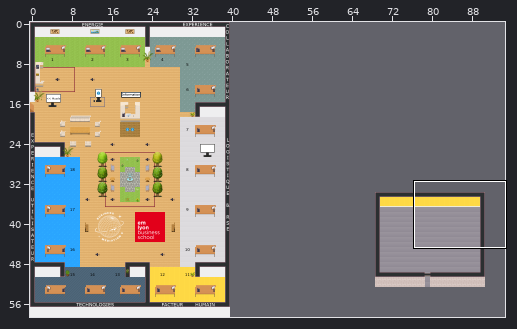
Tiled map (JSON) -- map.tmj. The picture above shows the old version from afar; the outline marks the close-up.
Close-up. Old version:
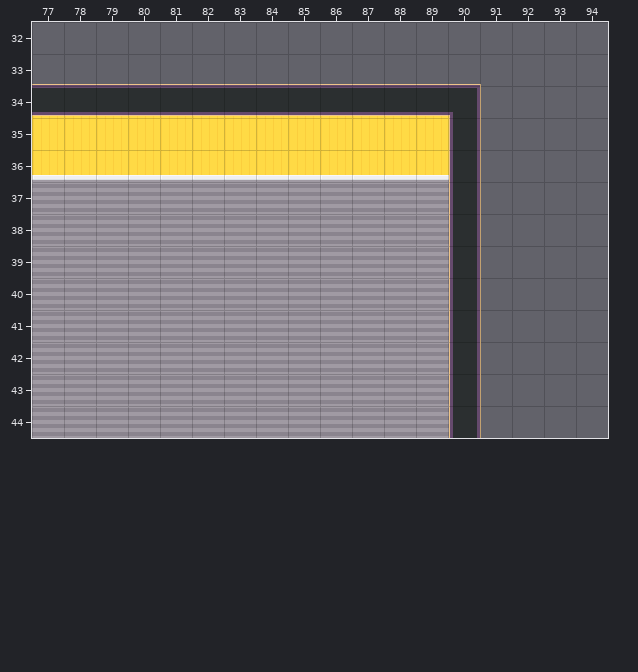
Cells are 32x32 px. Shown: x 77..94, y 32..44. The commit also changed other parts of the map, which this record leaves out.
The result:
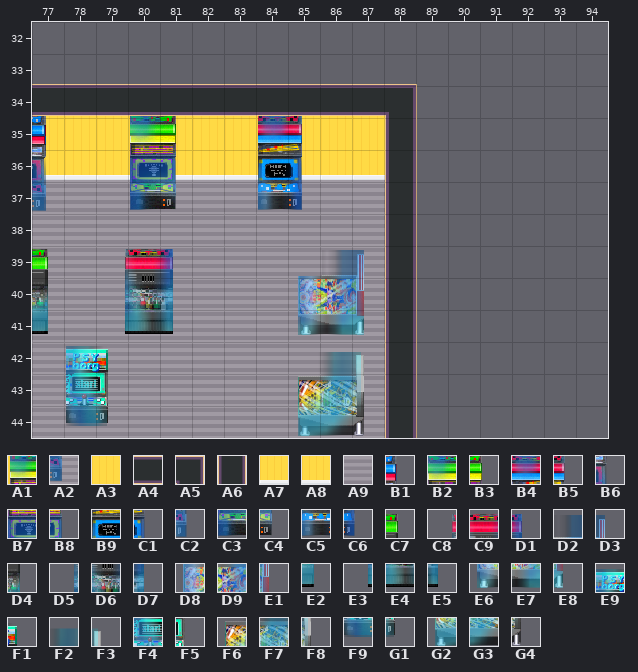
Key: from "Chunk 1": A1 2, A2 4, A3 23, A4 199, A5 205, A6 206, A7 250, A8 251, A9 252; from "Chunk 2": B1 130, B2 131, B3 132, B4 133, B5 134, B6 138, B7 139, B8 140, B9 141, C1 142, C2 146, C3 147, C4 148, C5 149, C6 150, C7 153, C8 154, C9 155, D1 156, D2 157, D3 158, D4 165, D5 166, D6 167, D7 168, D8 169, D9 170, E1 171, E2 178, E3 179, E4 180, E5 181, E6 182, E7 183, E8 184, E9 186, F1 187, F2 189, F3 190, F4 194, F5 195, F6 196, F7 197, F8 198, F9 202, G1 203, G2 204, G3 205, G4 206.
__ is an empty cell.
Tiles replaced or removed in this view: A3, A4, A5, A6, A7, A8, A9.
Tiles of an added or newly shown layer are drawn over the layers below it.
See-through tiles are keyed as they look on the map.
Edits made:
Changed rows in their new state; .. is an unchanged cell.
Layer "collisions":
first column x 77:
34 A1 .. .. A1 A1 .. .. A1 A1 .. .. A1
35 A1 .. .. A1 A1 .. .. A1 A1 .. .. A1
36 A1 .. .. A1 A1 .. .. A1 A1 .. .. A1
37 .. .. .. .. .. .. .. .. .. .. .. A1
38 .. .. .. .. .. .. .. .. .. .. .. A1
39 .. .. .. .. .. .. .. .. .. .. .. A1
40 .. .. .. .. .. .. .. .. .. .. .. A1
41 .. .. .. .. .. .. .. .. .. .. .. A1
42 .. .. .. .. .. .. .. .. .. .. .. A1
43 .. .. .. .. .. .. .. .. .. .. .. A1
44 .. .. .. .. .. .. .. .. .. .. .. A1
Layer "GAMES/Jeu 5" (added):
first column x 77:
37 A2
Layer "GAMES/Jeu 6" (added):
first column x 80:
37 A2 A2
Layer "GAMES/Jeu 7" (added):
first column x 84:
37 A2 A2
Layer "GAMES/Jeu 8" (added):
first column x 77:
41 A2
Layer "GAMES/Jeu 10" (added):
first column x 78:
43 A2 A2
44 A2 A2
Layer "GAMES/Jeu 11" (added):
first column x 79:
41 A2 A2 A2
42 A2 .. ..
Layer "GAMES/Jeu 14" (added):
first column x 85:
43 A2
44 A2
Layer "GAMES/Jeu 15" (added):
first column x 85:
40 A2
41 A2
Layer "floor/floor1":
first column x 77:
37 A9 .. .. A9 A9 .. .. A9 A9 .. .. A9
38 .. .. .. .. .. .. .. .. .. .. .. A9
39 A9 .. A9 A9 A9 .. .. .. .. A9 A9 A9
40 A9 .. A9 A9 A9 .. .. .. A9 A9 A9 A9
41 A9 .. A9 A9 A9 .. .. .. A9 A9 A9 A9
42 .. A9 A9 .. .. .. .. .. .. A9 A9 A9
43 .. A9 A9 .. .. .. .. .. A9 A9 A9 A9
44 .. A9 A9 .. .. .. .. .. A9 A9 A9 A9
Layer "walls/walls1":
first column x 77:
34 .. .. .. .. .. .. .. .. .. .. .. A5 __ __
35 .. .. .. .. .. .. .. .. .. .. .. A6 __ __
36 .. .. .. .. .. .. .. .. .. .. .. A6 __ __
37 __ .. .. __ __ .. .. __ __ .. .. A6 __ __
38 .. .. .. .. .. .. .. .. .. .. .. A6 __ __
39 __ .. __ __ __ .. .. .. .. __ __ A6 __ __
40 __ .. __ __ __ .. .. .. __ __ __ A6 __ __
41 __ .. __ __ __ .. .. .. __ __ __ A6 __ __
42 .. __ __ .. .. .. .. .. .. __ __ A6 __ __
43 .. __ __ .. .. .. .. .. __ __ __ A6 __ __
44 .. __ __ .. .. .. .. .. __ __ __ A6 __ __
Layer "furniture/furniture2":
first column x 77:
35 B1 .. .. B2 B3 .. .. B4 B5 .. ..
36 B6 .. .. B7 B8 .. .. B9 C1 .. ..
37 C2 .. .. C3 C4 .. .. C5 C6 .. ..
39 C7 .. C8 C9 D1 .. .. .. .. D2 D3
40 D4 .. D5 D6 D7 .. .. .. D8 D9 E1
41 E2 .. E3 E4 E5 .. .. .. E6 E7 E8
42 .. E9 F1 .. .. .. .. .. .. F2 F3
43 .. F4 F5 .. .. .. .. .. F6 F7 F8
44 .. F9 G1 .. .. .. .. .. G2 G3 G4
Where, in picture pixels (left, top, right, bottom), the same in both close-ups:
changed: (258, 84, 481, 438)
changed: (32, 116, 46, 211)
changed: (130, 116, 176, 210)
changed: (32, 249, 173, 426)
